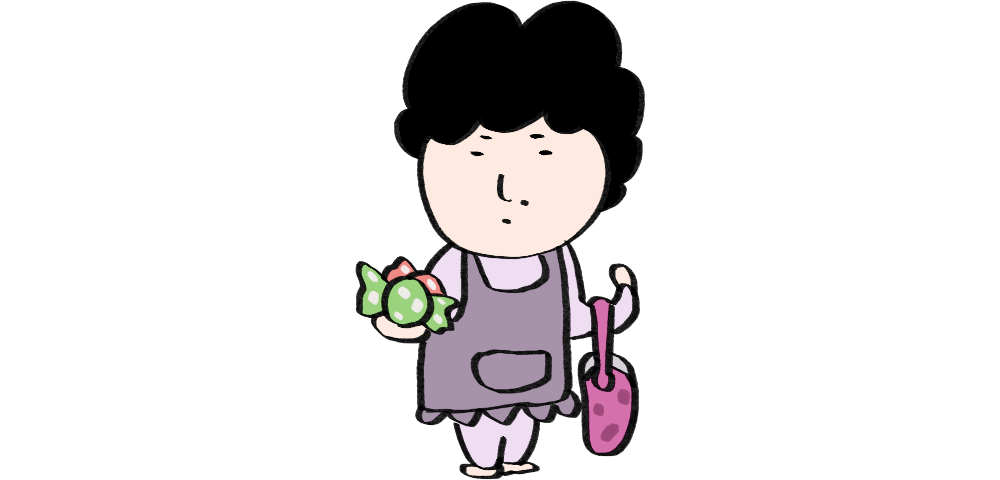
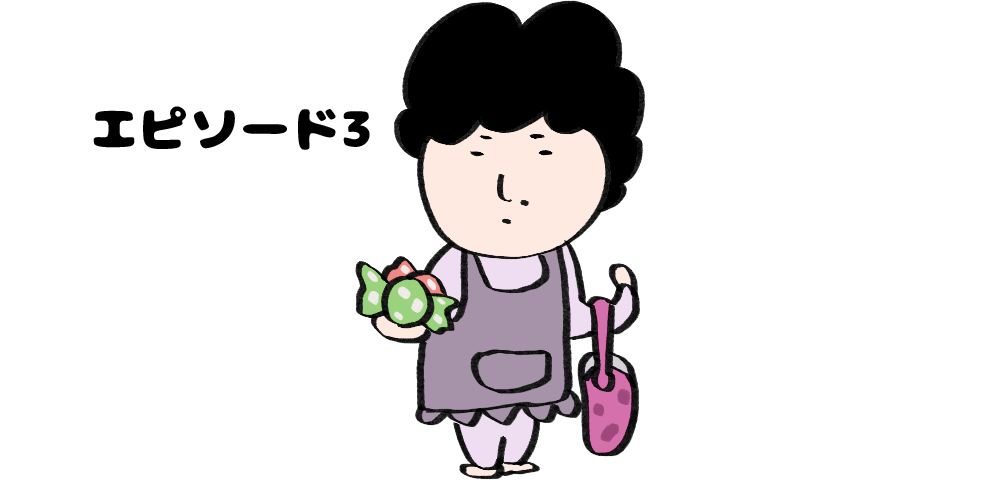
Layers edited between the first and the second w=1000, h=480 image:
added layer "エピソード3" above "レイヤー 2" over left=93, top=106, right=370, bottom=150
